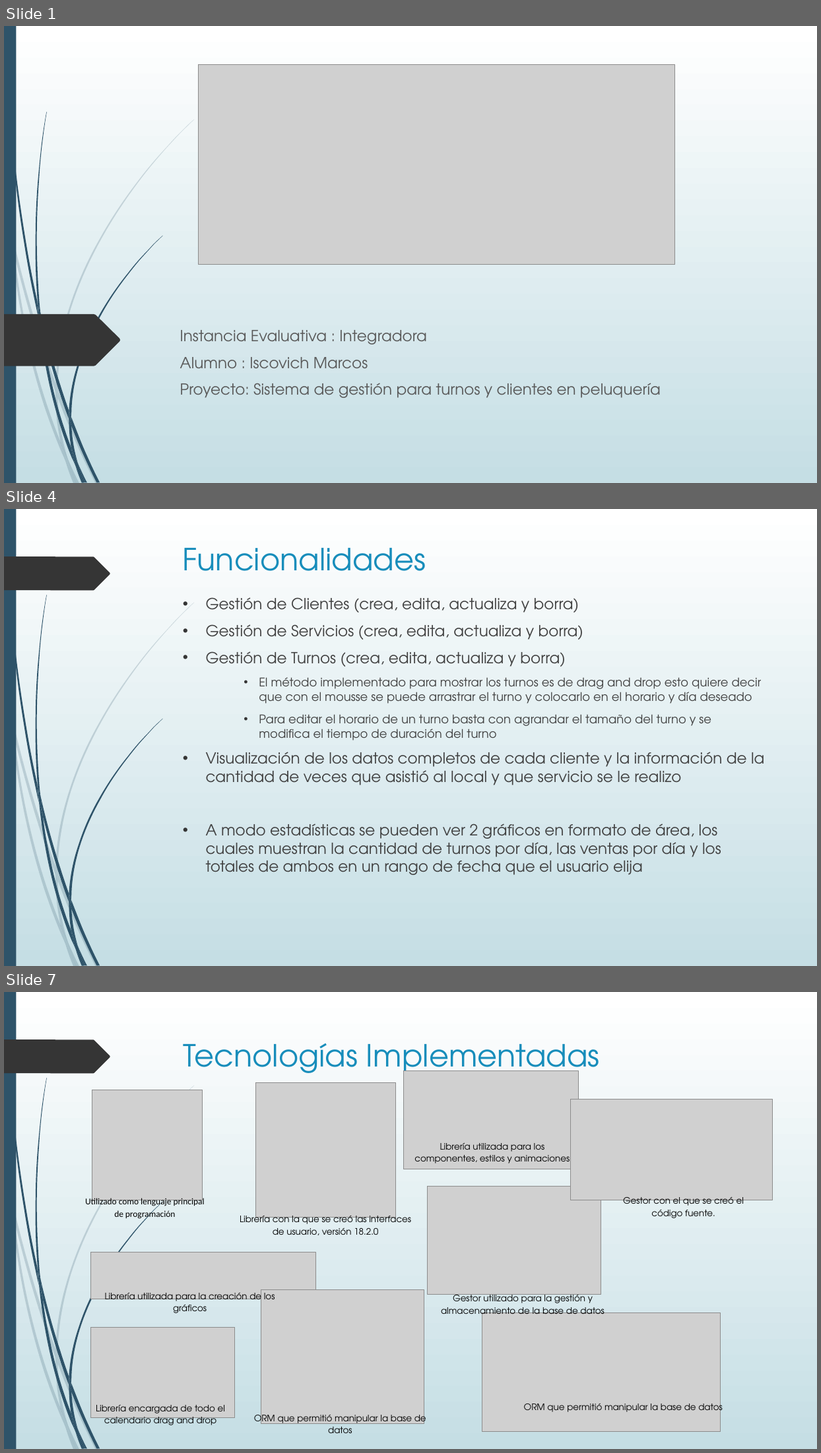
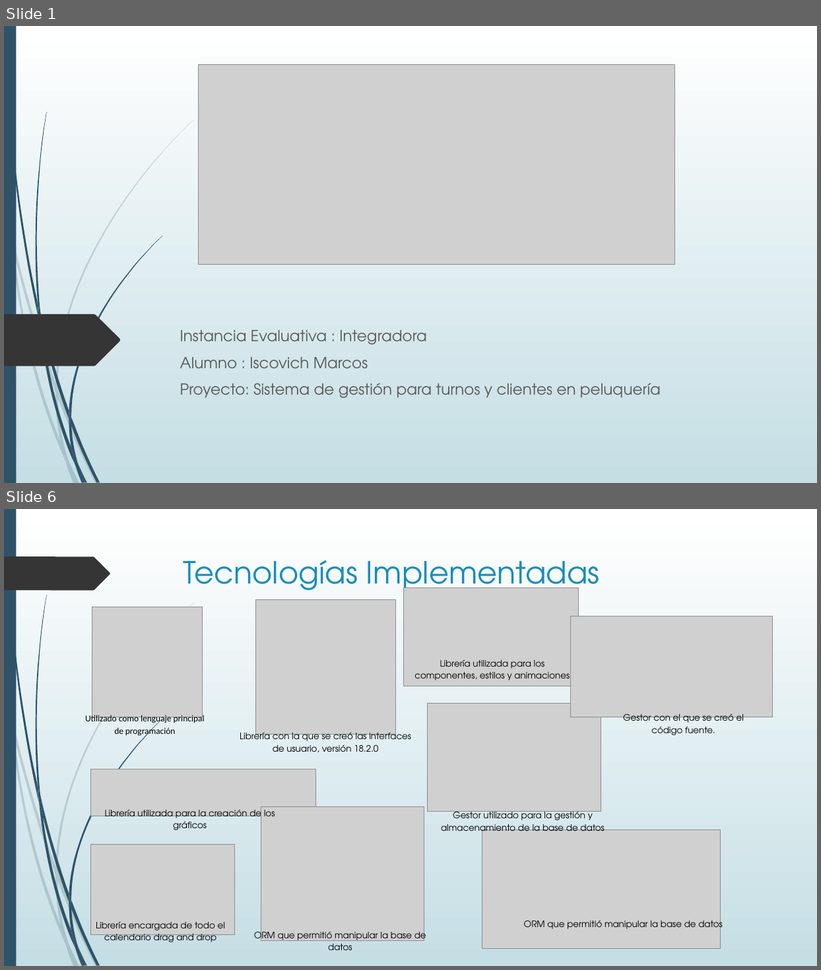
Before and after one commit to MarcosIscovich/ProyectoPeluImagen, a slide deck: Documentacion/PresentaciónProyectoFinal.pptx. Shown one above the other, each under a label of ours: slides 1, 4 and 7 before the commit, slides 1 and 6 after it; the slides between them are not shown. The pictures are 821x1453 and 821x970 pixels, drawn with LibreOffice and Linux fonts; fonts in the diff are those of the drawing; grey boxes stand for pictures. Boxes give left, top, right and bottom in pixels: in the first picture for what was removed or moved away, otherwise in the second. Text is boxed around its words. In the diff, an @@ line names an element or a change of style, - is before the commit and + after.

Commit message:
modificaciones power

```diff
--- a/Documentacion/PresentaciónProyectoFinal.pptx
+++ b/Documentacion/PresentaciónProyectoFinal.pptx
@@ slide 4 removed at bbox=[4, 509, 817, 966], background gradient #FFFFFF to #C5DEE5; not listed: 24 template elements that a slide beside it also shows @@
@@ title removed at bbox=[183, 548, 426, 571] @@
-Funcionalidades
@@ text removed at bbox=[206, 597, 764, 875] @@
-• Gestión de Clientes (crea, edita, actualiza y borra)
-• Gestión de Servicios (crea, edita, actualiza y borra)
-• Gestión de Turnos (crea, edita, actualiza y borra)
-    • El método implementado para mostrar los turnos es de drag and drop esto quiere decir que con el mousse se puede arrastrar el turno y colocarlo en el horario y día deseado
-    • Para editar el horario de un turno basta con agrandar el tamaño del turno y se modifica el tiempo de duración del turno
-• Visualización de los datos completos de cada cliente y la información de la cantidad de veces que asistió al local y que servicio se le realizo
-• A modo estadísticas se pueden ver 2 gráficos en formato de área, los cuales muestran la cantidad de turnos por día, las ventas por día y los totales de ambos en un rango de fecha que el usuario elija
@@ what was slide 7 is now slide 6 @@
```
Also in this commit, not shown: 4 slides changed, 1 slide added, 1 other slide removed, 13 other files.
